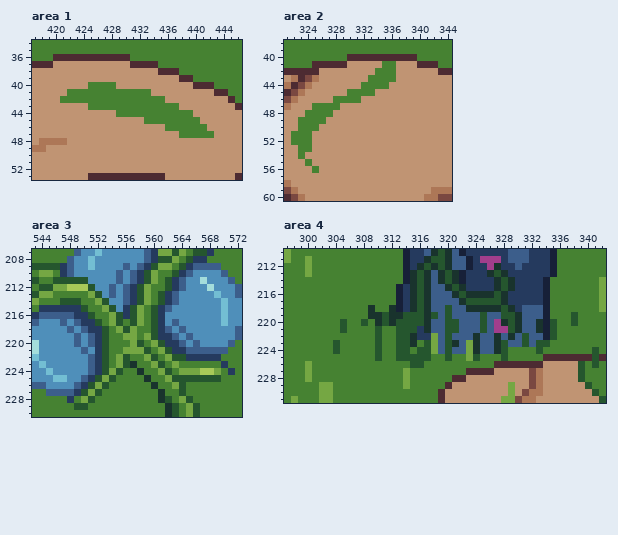
Edited in one commit: pixel-art file (images/unsorted/sword in the stone practice.aseprite). Above, as it was before the edit.
615x700 pixels, 1 frame. Colours within 5 levels of each other are drawn and written as one. Shown: area 1: x 417..446, y 34..53; area 2: x 321..344, y 38..60; area 3: x 543..572, y 207..230; area 4: x 297..342, y 210..231. The commit also changed other parts of the picture, which this record leaves out.
The result:
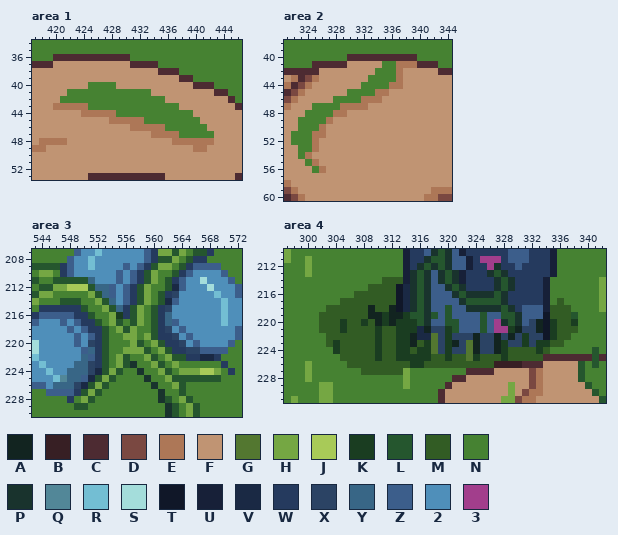
Palette (. is transparent): A #122420  B #371f24  C #4d2b32  D #7a4841  E #ad7757  F #c09473  G #537730  H #75a743  J #a8ca58  K #1a3d21  L #25562e  M #325c24  N #468232  P #19332d  Q #528798  R #73bed3  S #a4dddb  T #101728  U #172038  V #1a2944  W #253a5e  X #2b4364  Y #386686  Z #3c5e8b  2 #4f8fba  3 #a23e8c
Diff:
layer "Shade" opacity 30% multiply added
Changed rows in their new state; - is an unchanged pixel.
Area 1, layer "Earth Base":
first column x 420:
43 EEEEE------------------
44 ----EEEEE--------------
45 --------EEEEE----------
46 -----------EEEEE-------
47 --------------EEEE-----
48 -----------------EEEEEE
49 --------------------EE-
Area 2, layer "Earth Base":
first column x 324:
41 -------------EEE
42 -------------E--
43 -------------E--
44 ------------EE--
45 ----------EE----
46 --------EEE-----
47 -----EEEE-------
48 ----EE----------
49 ---E------------
50 --E-------------
51 -EE-------------
52 -E--------------
53 -E--------------
54 E---------------
55 -E--------------
56 --E-------------
Area 3, layer "Shade":
first column x 546:
211 -----Y-----------------
212 ------YY---------V-----
213 -------Y---------X-----
214 --------Y-------V------
215 ---------Y------X------
216 ---------K------Y------
217 ----------------Y------
218 ----------------X------
219 -----------------X-----
220 -----X------------X----
221 -----Y-------------XX--
222 ----Y----------------VV
223 ---YYX-----------------
224 --YYYXV----------------
225 -QYY-V-----------------
226 YYYXV------------------
Area 4, layer "Shade":
first column x 302:
214 ---------MMM-------------------------
215 -------MMMMTV------------------------
216 -----MMMMMMTV------------------------
217 ---MMMMMMMMTV---------------------M--
218 -MMMMMMAMMATV--------------------MMM-
219 MMMMMMMAAKAAK-------------------TMMM-
220 MMMKMMKMAKAKKK----------------XATKMMK
221 MMMKMMMMKMMKKKVAXXK--------KAXXATKMMM
222 -MMMMMMMKMMKKAVVGXKXXXAXXAXAXKXXTKMM-
223 -MKMMMMMKMMKKAMKGXKAXGAXXAKXXKXKKMM--
224 --KMMMMMKMMKKMKKGXKXXGAXXAKMMMMKM----
225 ---MMMMMKMMKKKKKMMKMMGKMMMKMMMMM-----
226 ----MMMMMMMMMKKMMMMMMMMMMBBBB--------
227 ------MMMMMM-------------------------
Where, in picture pixels (left, top, right, bottom), the same in both pictures:
changed: (53, 103, 214, 152)
changed: (305, 61, 417, 173)
changed: (88, 277, 123, 319)
changed: (165, 284, 214, 361)
changed: (53, 340, 102, 389)
changed: (319, 277, 578, 375)
